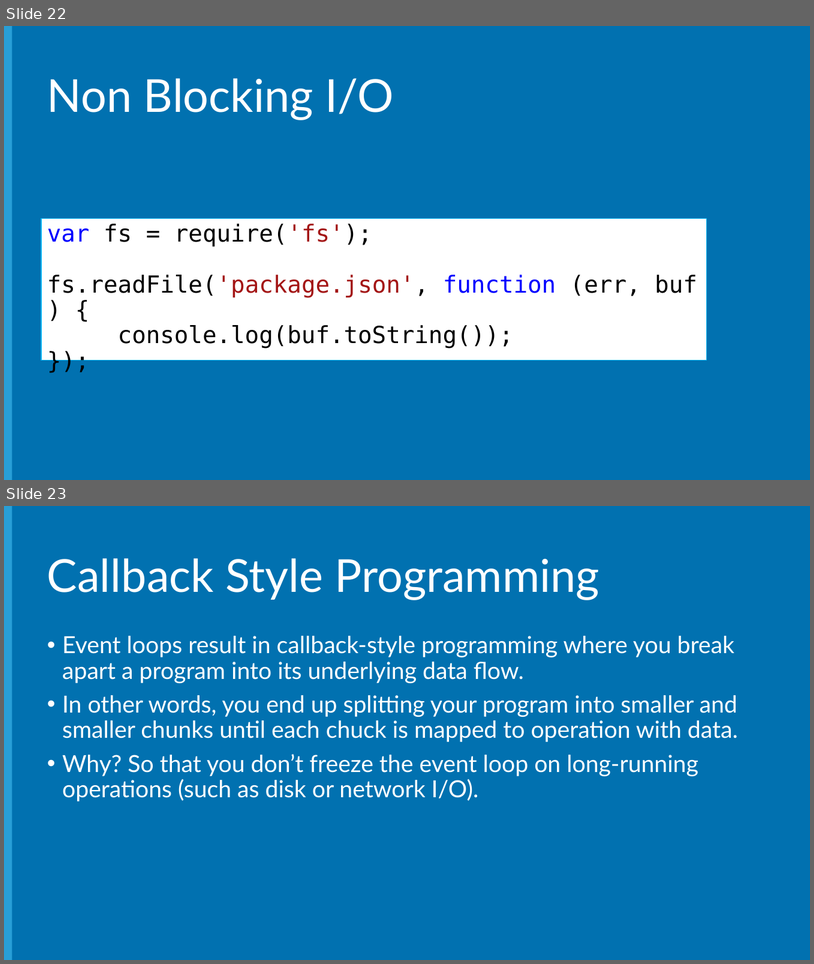
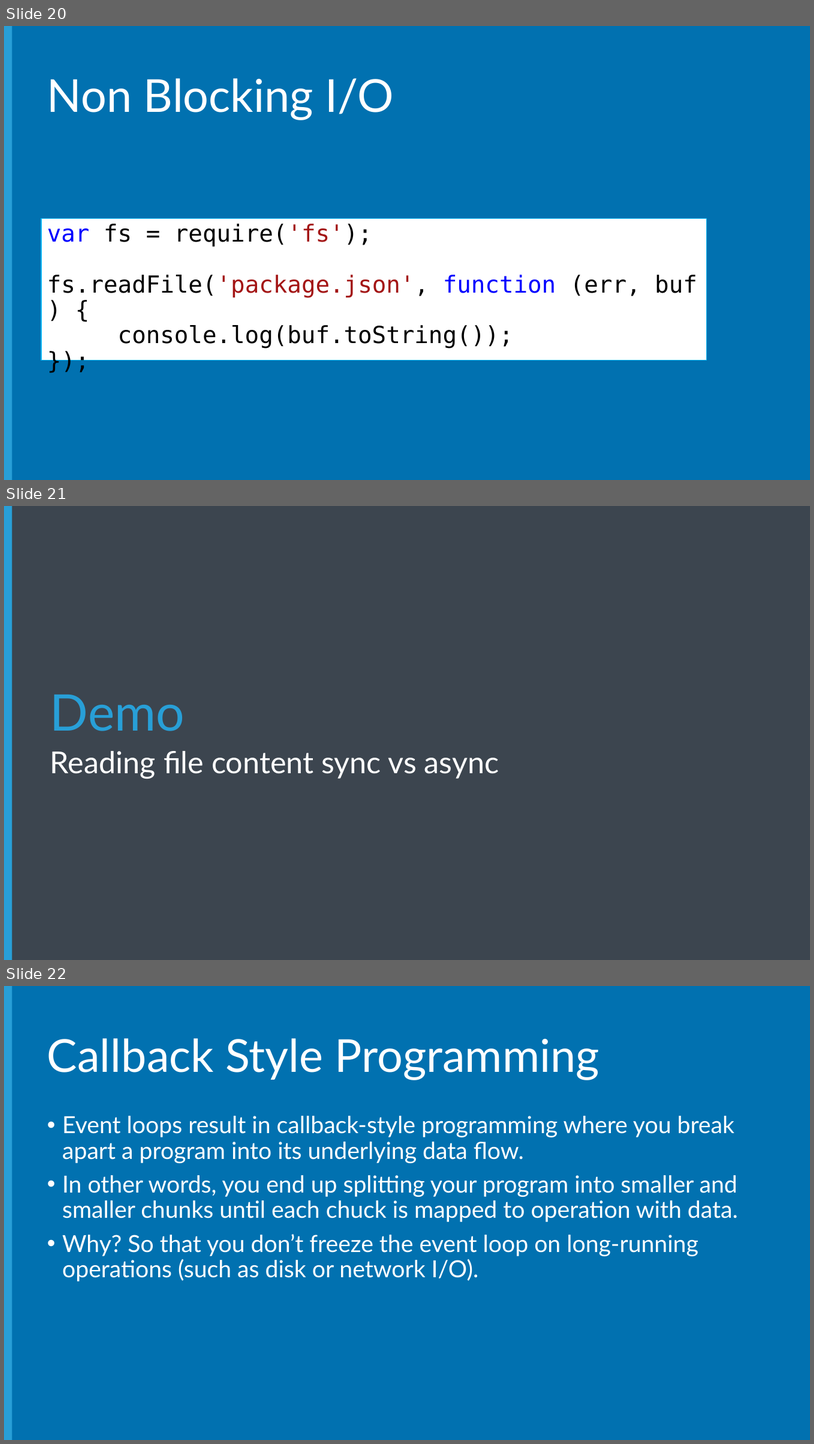
Before and after one commit to Microsoft-Web/NodeCamp, a slide deck: Presentation/IntroToNodeJS/IntroToNodeJS.pptx. Shown one above the other, each under a label of ours: slides 22 and 23 before the commit, slides 20, 21 and 22 after it. The pictures are 814x964 and 814x1444 pixels, drawn with LibreOffice and Linux fonts; fonts in the diff are those of the drawing; background and template pictures are left out. Boxes give left, top, right and bottom in pixels: in the first picture for what was removed or moved away, otherwise in the second. Text is boxed around its words. In the diff, an @@ line names an element or a change of style, - is before the commit and + after.

```diff
--- a/Presentation/IntroToNodeJS/IntroToNodeJS.pptx
+++ b/Presentation/IntroToNodeJS/IntroToNodeJS.pptx
@@ slide 21 added at (x1=4, y1=506, x2=810, y2=960), background #3C454F; not listed: 1 template element that a slide beside it also shows @@
@@ text added at (x1=50, y1=694, x2=185, y2=731), 60 pt, text #289FD7 @@
+Demo
@@ title added at (x1=50, y1=751, x2=500, y2=778), 36 pt, text #FFFFFF @@
+Reading file content sync vs async
@@ what was slide 22 is now slide 20 @@
@@ what was slide 23 is now slide 22 @@
```
Also in this commit, not shown: 2 slides changed, 1 other slide added, 4 slides removed, 4 other files.
